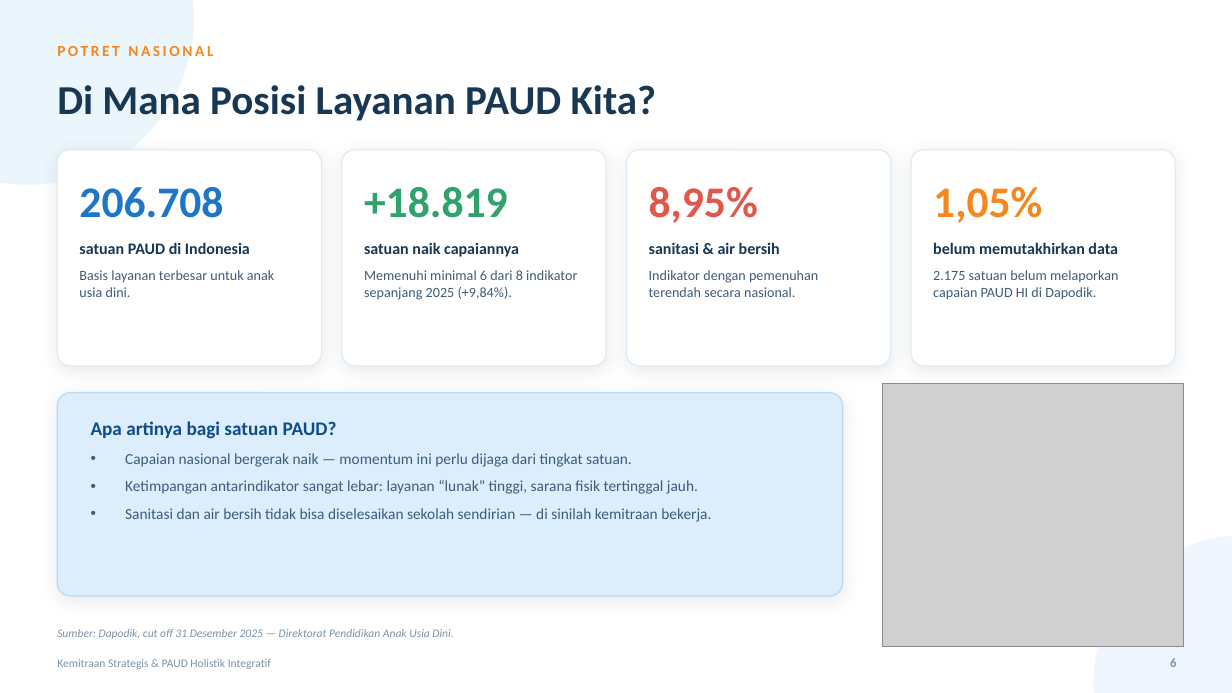
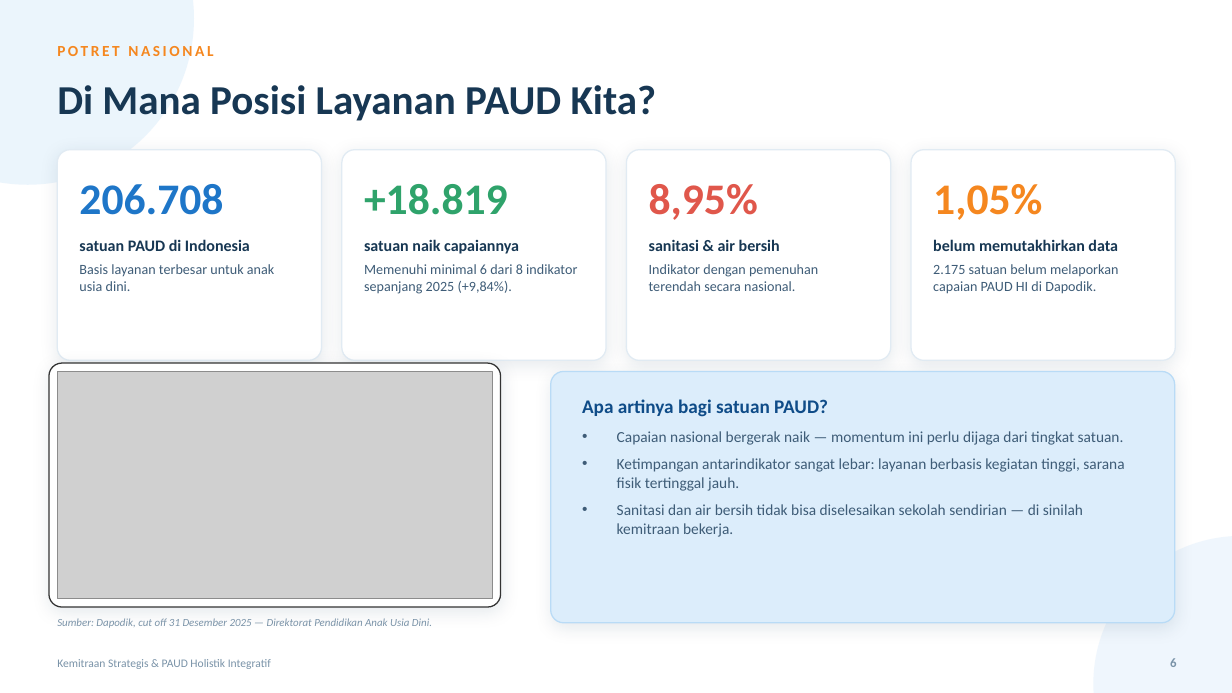
Before and after one commit to afriiqbal/kemitraanpaud, a slide deck: slide 6 of presentasi/Kemitraan_Strategis_PAUD_HI.pptx. Drawn at 1232x693 pixels with LibreOffice and Linux fonts; fonts in the diff are those of the drawing; grey boxes stand for pictures. Boxes give left, top, right and bottom in pixels: in the first picture for what was removed or moved away, otherwise in the second. Text is boxed around its words. In the diff, an @@ line names an element or a change of style, - is before the commit and + after.

```diff
--- a/presentasi/Kemitraan_Strategis_PAUD_HI.pptx
+++ b/presentasi/Kemitraan_Strategis_PAUD_HI.pptx
@@ rounded rectangle: place and size @@
-rounded rectangle at (57,150,322,366)
+rounded rectangle at (57,150,322,360)
@@ rounded rectangle: place and size @@
-rounded rectangle at (342,150,606,366)
+rounded rectangle at (342,150,606,360)
@@ rounded rectangle: place and size @@
-rounded rectangle at (627,150,891,366)
+rounded rectangle at (627,150,891,360)
@@ rounded rectangle: place and size @@
-rounded rectangle at (911,150,1176,366)
+rounded rectangle at (911,150,1176,360)
@@ 4 texts: place and size @@
-4 texts at (79,270,1119,300)
+4 texts at (79,264,1119,294)
@@ rounded rectangle added at (49,363,501,607), fill #FFFFFF, outline #333333 1 pt @@
@@ picture added at (57,372,493,599) @@
@@ proportions changed in 5 elements at (57,150,322,360), (342,150,606,360), (627,150,891,360), (911,150,1176,360), (551,372,1175,623) @@
@@ rounded rectangle: place and size @@
-rounded rectangle at (57,393,843,596)
+rounded rectangle at (551,372,1175,623)
@@ picture removed at (884,384,1185,647) @@
@@ text "Apa artinya bagi satuan PAUD?": place and size @@
-text "Apa artinya bagi satuan PAUD?" at (91,421,337,439)
+text "Apa artinya bagi satuan PAUD?" at (582,399,828,417)
@@ text "Capaian nasional bergerak naik — ...": place and size @@
-text "Capaian nasional bergerak naik — ..." at (125,453,711,522)
+text "Capaian nasional bergerak naik — ..." at (617,431,1124,537)
@@ text at (617,458,1124,491): text changed @@
-• Ketimpangan antarindikator sangat lebar: layanan “lunak” tinggi, sarana fisik tertinggal jauh.
+• Ketimpangan antarindikator sangat lebar: layanan berbasis kegiatan tinggi, sarana fisik tertinggal jauh.
@@ text "Sumber: Dapodik, cut off 31 ...": place and size @@
-text "Sumber: Dapodik, cut off 31 ..." at (57,629,453,639)
+text "Sumber: Dapodik, cut off 31 ..." at (57,618,432,628)
@@ text "Sumber: Dapodik, cut off 31 ..." at (57,618,432,628): size 9 to 8.5 pt @@
```
Also in this commit, not shown: 23 other slides changed, 36 other files.
